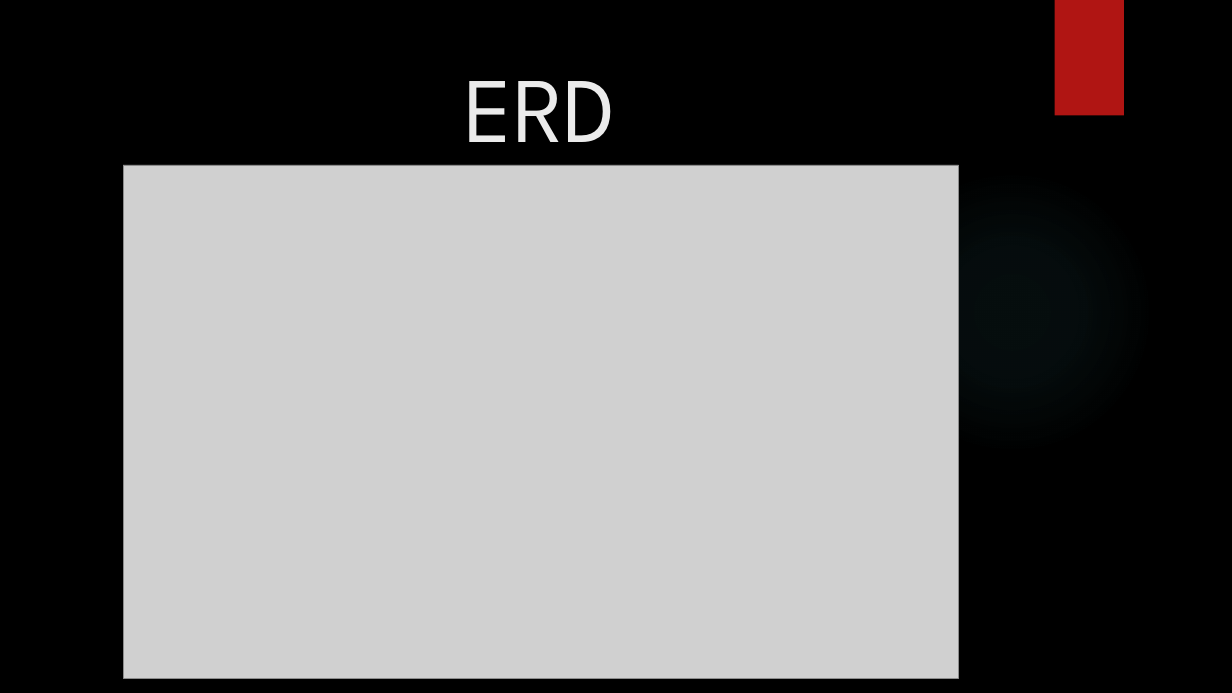
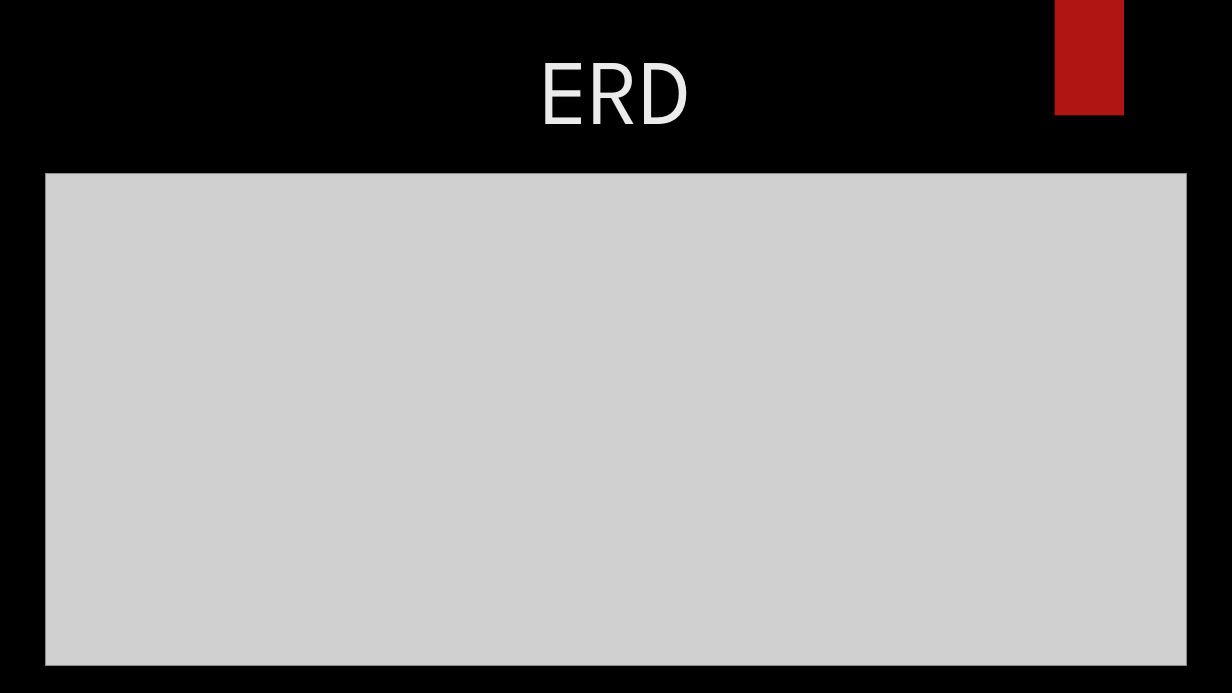
Before and after one commit to smason630/560Project, a slide deck: slide 4 of GamesLibrary/CIS 560 Final Project.pptx. Drawn at 1232x693 pixels with LibreOffice and Linux fonts; fonts in the diff are those of the drawing; grey boxes stand for pictures; background and template pictures are left out. Boxes give left, top, right and bottom in pixels: in the first picture for what was removed or moved away, otherwise in the second. Text is boxed around its words. In the diff, an @@ line names an element or a change of style, - is before the commit and + after.

```diff
--- a/GamesLibrary/CIS 560 Final Project.pptx
+++ b/GamesLibrary/CIS 560 Final Project.pptx
@@ title "ERD" rewrapped from (465,81,617,170) to (540,63,692,124) @@
@@ picture: place and size @@
-picture at (123,165,958,678)
+picture at (45,174,1187,666)
```
